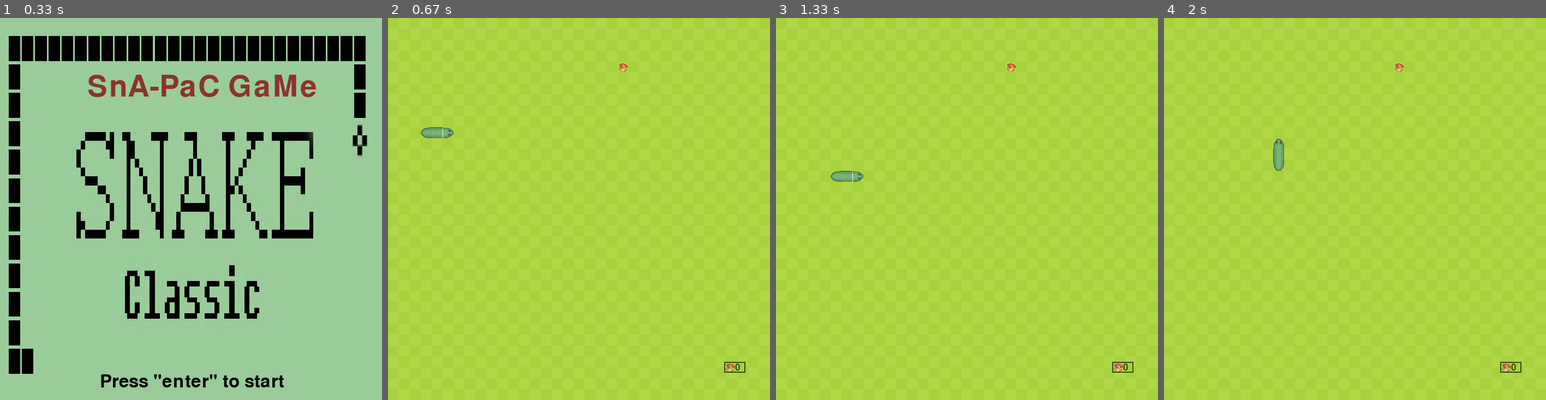
Above: before the commit, frames 1-4 (left to right).
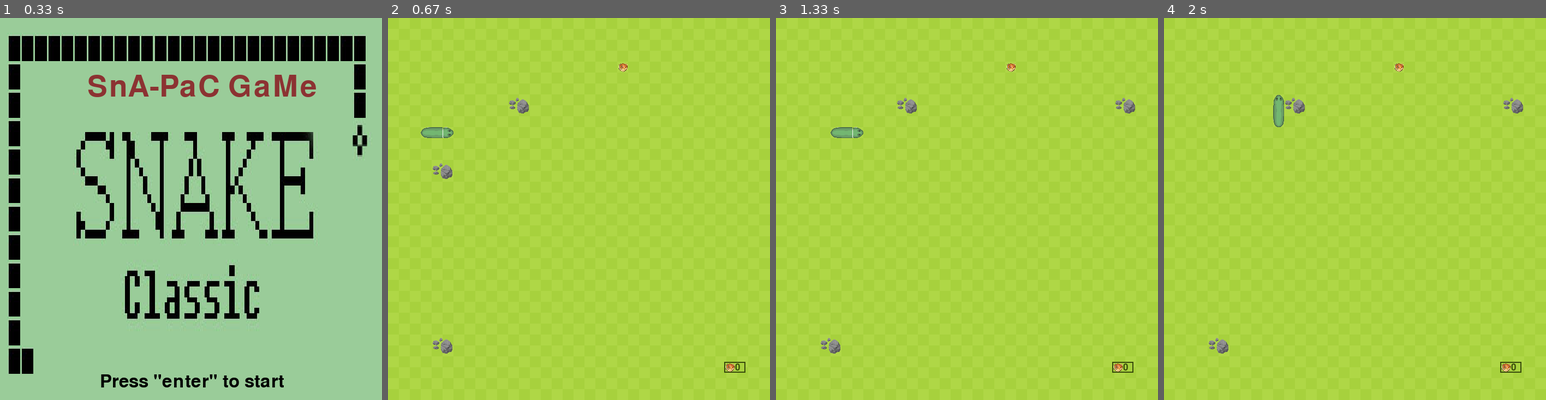
Above: after the commit, the same moments.

Repository: Matheusbarcellos1/Pygame-2021.2
Game: pygame game, started from jogo_principal.py
The game is run twice, just before and just after one commit, with the same random seed, the same clock (stepped at 60 frames per second) and the same inputs.
Inputs:
- Up to frame 1 (0.33 s): no input
- Up to frame 2 (0.67 s): tap Enter at 0.33 s
- Up to frame 3 (1.33 s): tap S at 0.67 s; hold Right from 1.07 s (still down)
- Up to frame 4 (2 s): release Right at 1.53 s; hold Up 1.57-1.87 s; hold Right from 1.9 s (still down)

Frame 1 is identical in both runs. In frame 2, 0.4% of the frame differs, in the area x 11-37%, y 20-88%; in frame 3, 0.8%, in the area x 11-94%, y 20-88%; in frame 4, 0.8%.

Commit message:
Finalização do PYgame, salvo comentar o código

Diff:
--- a/assets.py
+++ b/assets.py
@@ -32,6 +32,8 @@
     assets['final'] = pygame.image.load('imagens/cobra.jpg').convert_alpha()
     assets['final'] = pygame.transform.scale(assets['final'], (cell_number * cell_size, cell_number * cell_size))
 
+    assets['rock'] = pygame.image.load('imagens/rock.png').convert_alpha()
+    assets['rock'] = pygame.transform.scale(assets['rock'], (2*cell_size, 2*cell_size))
     assets['head_up'] = pygame.transform.scale(assets['head_up'], (cell_size, cell_size))
     assets['head_down'] = pygame.transform.scale(assets['head_down'], (cell_size, cell_size))
     assets['head_right'] = pygame.transform.scale(assets['head_right'], (cell_size, cell_size))
--- a/classes.py
+++ b/classes.py
@@ -97,6 +97,9 @@
     def __init__(self,screen,assets):
         self.snake = SNAKE(assets)
         self.fruit = FRUIT(assets)
+        self.rock1 = Obstacle(assets)
+        self.rock2 = Obstacle(assets)
+        self.rock3 = Obstacle(assets)
         music.play()
         self.game_font = pygame.font.Font(None, 25)
 
@@ -110,10 +113,19 @@
         self.draw_fruit(tela)
         self.draw_snake(tela)
         self.draw_score(tela)
+        self.draw_rock(tela)
 
     def draw_fruit(self,screen):
         fruit_rect = pygame.Rect(int(self.fruit.pos.x * cell_size), int(self.fruit.pos.y * cell_size), cell_size, cell_size)
         screen.blit(self.fruit.apple, fruit_rect)
+
+    def draw_rock(self,screen):
+        rock_rect1 = pygame.Rect(int(self.rock1.pos.x * cell_size), int(self.rock1.pos.y * cell_size), 2*cell_size, 2*cell_size)
+        rock_rect2 = pygame.Rect(int(self.rock2.pos.x * cell_size), int(self.rock2.pos.y * cell_size), 2*cell_size, 2*cell_size)
+        rock_rect3 = pygame.Rect(int(self.rock3.pos.x * cell_size), int(self.rock3.pos.y * cell_size), 2*cell_size, 2*cell_size)
+        screen.blit(self.rock2.image, rock_rect1)
+        screen.blit(self.rock2.image, rock_rect2)
+        screen.blit(self.rock2.image, rock_rect3)
 
     def draw_snake(self,screen):
         self.snake.update_head_graphics()
@@ -155,6 +167,15 @@
         for block in self.snake.body[1:]: # Colisão entre a cobra e a comida
             if block == self.fruit.pos:
                 self.fruit = FRUIT(assets)
+            if block == self.rock1.pos or block == self.rock1.pos + Vector2(1,0) or block == self.rock1.pos + Vector2(0,1) or block == self.rock1.pos + Vector2(1,1):
+                self.snake.reset()
+                self.rock1 = Obstacle(assets)
+            if block == self.rock2.pos or block == self.rock2.pos + Vector2(1,0) or block == self.rock2.pos + Vector2(0,1) or block == self.rock2.pos + Vector2(1,1):
+                self.snake.reset()
+                self.rock2 = Obstacle(assets)
+            if block == self.rock3.pos or block == self.rock3.pos + Vector2(1,0) or block == self.rock3.pos + Vector2(0,1) or block == self.rock3.pos + Vector2(1,1):
+                self.snake.reset()
+                self.rock3 = Obstacle(assets)
 
     def check_fail(self):
         if not 0 <= self.snake.body[0].x < cell_number or not 0 <= self.snake.body[0].y < cell_number:
@@ -193,3 +214,11 @@
         screen.blit(score_surface, score_rect)
         screen.blit(self.fruit.apple, apple_rect)
         pygame.draw.rect(screen, (56, 74, 12), bg_rect, 2)
+
+class Obstacle():
+    def __init__(self,assets):
+        self.x = random.randint(3,cell_number-3)
+        self.y = random.randint(3,cell_number-3)
+        self.pos = Vector2(self.x, self.y)
+
+        self.image = assets['rock']
--- a/jogo_principal.py
+++ b/jogo_principal.py
@@ -19,10 +19,14 @@
 while state != DONE:
 
     if state == TELA:
+        pygame.mixer.pause()
         state = tela_inicio(tela,assets)
 
+
     elif state == PLAYING:
+        pygame.mixer.unpause()
         state = tela_jogo(tela,jogo,assets)
+
 
     elif state == DEAD:
         state = tela_game_over(tela)
Binary file changed: imagens/rock.png
